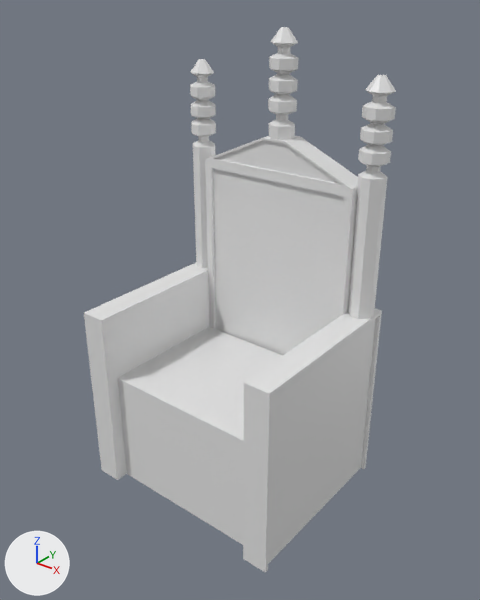
An edit to the Blender file Models/decorated_chair.blend, drawn before and after from the same camera.
The view is the same before and after, from a camera (50 mm lens) standing at (11.03, -13.2, 14.63) and looking at (0.28, 0.24, 6.3). Lighting does not change. The marker at lower left points along +X, +Y and +Z.

The older version as bpy lines, for what is in view:
```python
me_cube_015 = bpy.data.meshes.new('Cube.015')
me_cube_015.from_pydata(...)  # 498 vertices, 441 faces, 5 loose edges; spans x -3.38..3.37, y -2.51..3.05, z 0.0..13.43
me_cube_015.materials.append(mat_material)  # white #e7e7e7
ob_cube_015 = bpy.data.objects.new('Cube.015', me_cube_015)
ob_cube_015.location = (0.0, 0.0, 0.0)
```
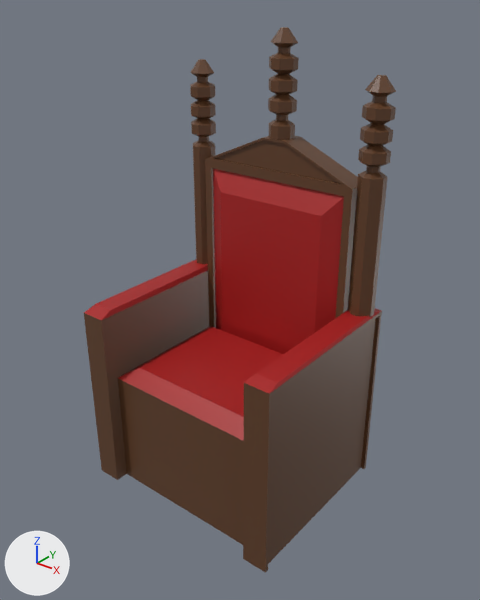
Diff of the bpy script that builds the scene:
```diff
--- a/Models/decorated_chair.blend.py
+++ b/Models/decorated_chair.blend.py
@@ mat_decorated2 @@
+mat_decorated2 = principled_material('decorated2')
+mat_decorated2.base_color = (0.392, 0.011, 0.011)  # red #a81b1b
@@ mat_decorated1 @@
+mat_decorated1 = principled_material('decorated1')
+mat_decorated1.base_color = (0.12, 0.0497, 0.0203)  # brown #613f27
+mat_decorated1.roughness = 0.4
@@ me_cube_015 @@
 # used by ob_cube_015; location = (0.0, 0.0, 0.0)
-me_cube_015.from_pydata(...)  # 498 vertices, 441 faces, 5 loose edges; spans x -3.38..3.37, y -2.51..3.05, z 0.0..13.43
+me_cube_015.from_pydata(...)  # 504 vertices, 457 faces; spans x -3.38..3.37, y -2.51..3.05, z 0.0..13.43
+# me_cube_015 part 1
+# 10 vertices are removed from x -2.39..2.19, y 2.52..2.64, z 10.74..11.27
+# 4 faces are deleted
+# 5 loose edges are deleted
+# 16 vertices are added at x -3.31..3.31, y -2.11..2.65, z 4.06..8.71
+# 20 new faces join them, mat_decorated2 (red #a81b1b)
+# me_cube_015 part 2: 437 faces spanning x -3.38..3.37, y -2.51..3.05, z 0.0..13.43 switch from mat_material (white #e7e7e7) to mat_decorated1 (brown #613f27)
+me_cube_015.materials.append(mat_decorated2)  # red #a81b1b
```

Changed parts and their boxes (x1, y1, x2, y2) in the pictures (480 x 600 px):
part 1 of me_cube_015, built on: (84, 169, 382, 441) in both
part 2 of me_cube_015, recoloured (white to brown): (84, 27, 396, 573) in both
